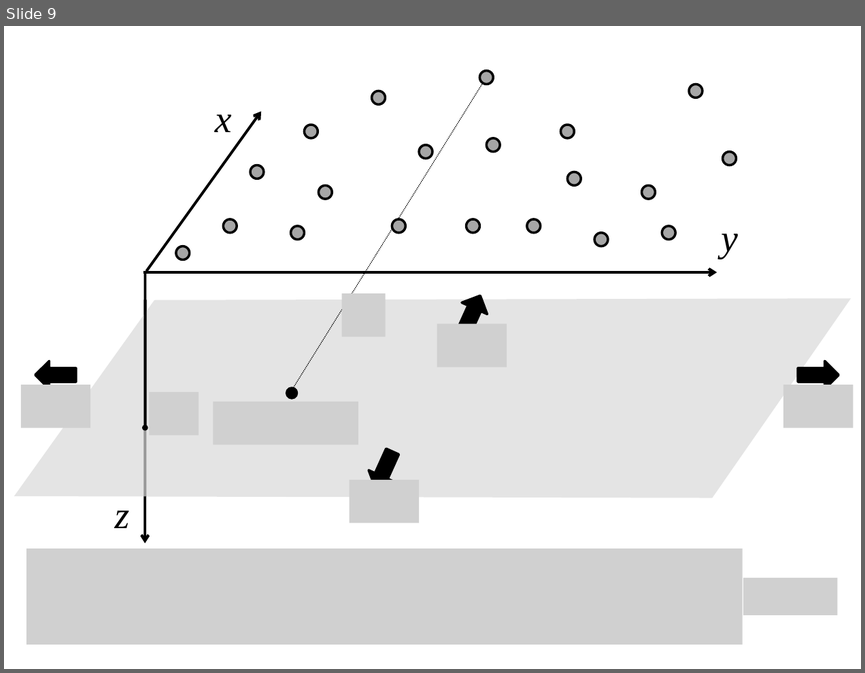
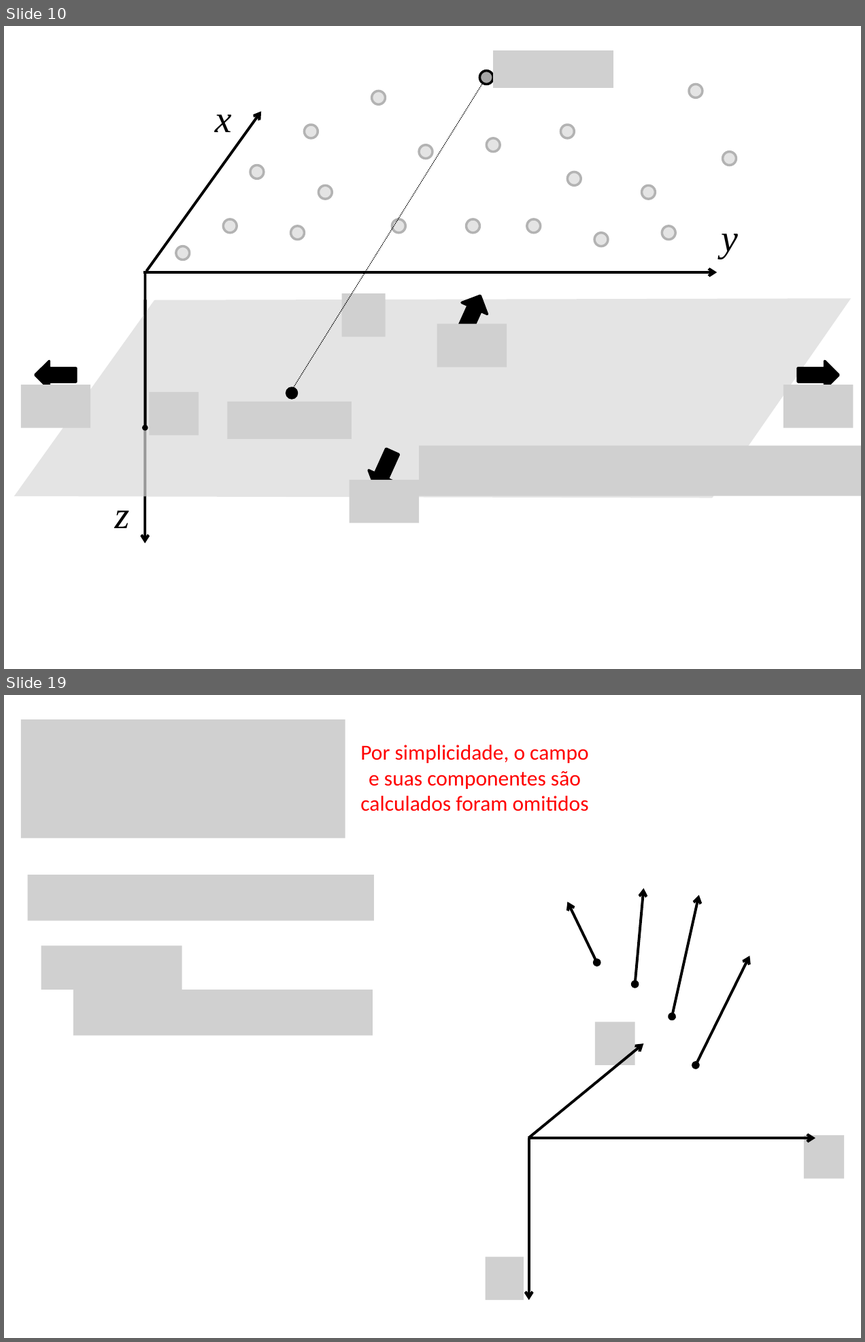
Before and after one commit to pinga-lab/CE-VII-SimBGf-2016, a slide deck: slides/7_integral_continuacao.pptx. Shown one above the other, each under a label of ours: slide 9 before the commit, slides 10 and 19 after it; the slides between them are not shown. The pictures are 865x673 and 865x1342 pixels, drawn with LibreOffice and Linux fonts; fonts in the diff are those of the drawing; grey boxes stand for pictures. Boxes give left, top, right and bottom in pixels: in the first picture for what was removed or moved away, otherwise in the second. Text is boxed around its words. In the diff, an @@ line names an element or a change of style, - is before the commit and + after.

```diff
--- a/slides/7_integral_continuacao.pptx
+++ b/slides/7_integral_continuacao.pptx
@@ slide 19 added at <box>4,695,861,1338</box>, background #FFFFFF @@
@@ picture added at <box>21,720,345,838</box> @@
@@ text added at <box>360,745,589,811</box>, 18 pt, text #FF0000 @@
+Por simplicidade, o campo e suas componentes são calculados foram omitidos
@@ picture added at <box>28,875,374,921</box> @@
@@ double arrow added from (634, 984) to (643, 888), #000000 2.25 pt @@
@@ double arrow added from (672, 1016) to (699, 895), #000000 2.25 pt @@
@@ double arrow added from (597, 962) to (567, 902), #000000 2.25 pt @@
@@ picture added at <box>41,945,181,989</box> @@
@@ double arrow added from (696, 1065) to (749, 955), #000000 2.25 pt @@
@@ picture added at <box>73,989,373,1036</box> @@
@@ picture added at <box>595,1021,636,1064</box> @@
@@ arrow added from (528, 1138) to (643, 1043), #000000 2.25 pt @@
@@ arrow added from (528, 1138) to (528, 1300), #000000 2.25 pt @@
@@ arrow added from (528, 1138) to (815, 1138), #000000 2.25 pt @@
@@ picture added at <box>804,1136,844,1178</box> @@
@@ picture added at <box>485,1256,524,1299</box> @@
@@ what was slide 9 is now slide 10 @@
@@ slide 10 changed as well @@
@@ picture added at <box>493,51,613,89</box> @@
@@ freeform shape added at <box>163,68,763,267</box>, fill #FFFFFF at 70% opacity @@
@@ picture: place and size @@
-picture at <box>213,401,358,444</box>
+picture at <box>228,401,352,439</box>
@@ picture added at <box>419,445,861,495</box> @@
@@ picture removed at <box>26,548,742,643</box> @@
@@ picture removed at <box>743,577,838,616</box> @@
```
Also in this commit, not shown: 4 other slides changed, 21 other slides added.
